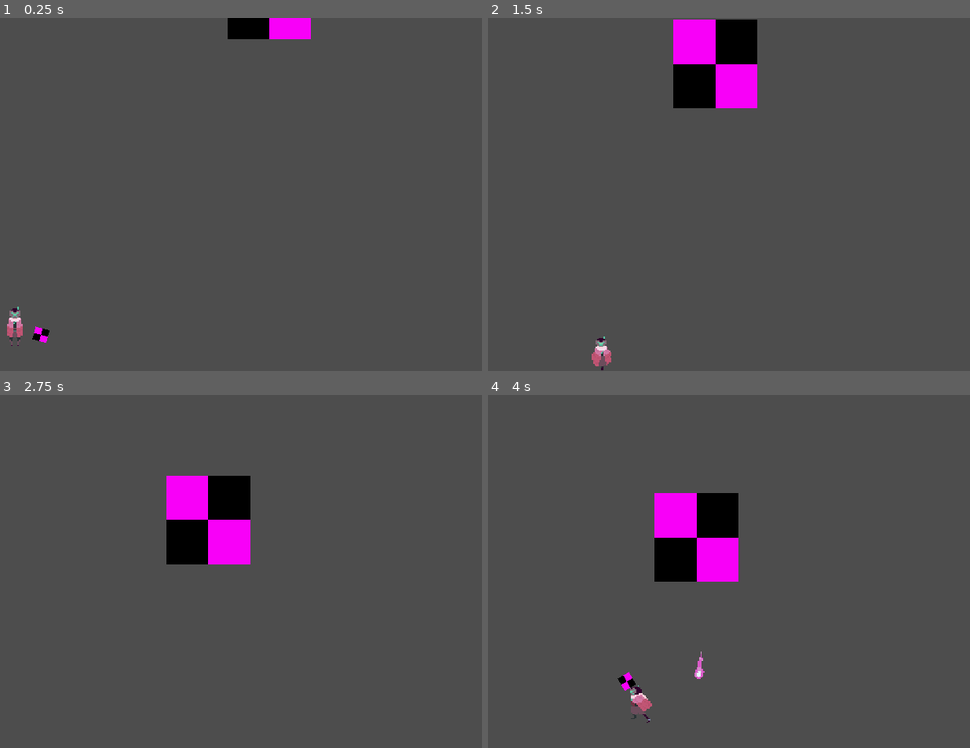
Above: before the commit, frames 1-4 (two rows, left to right).
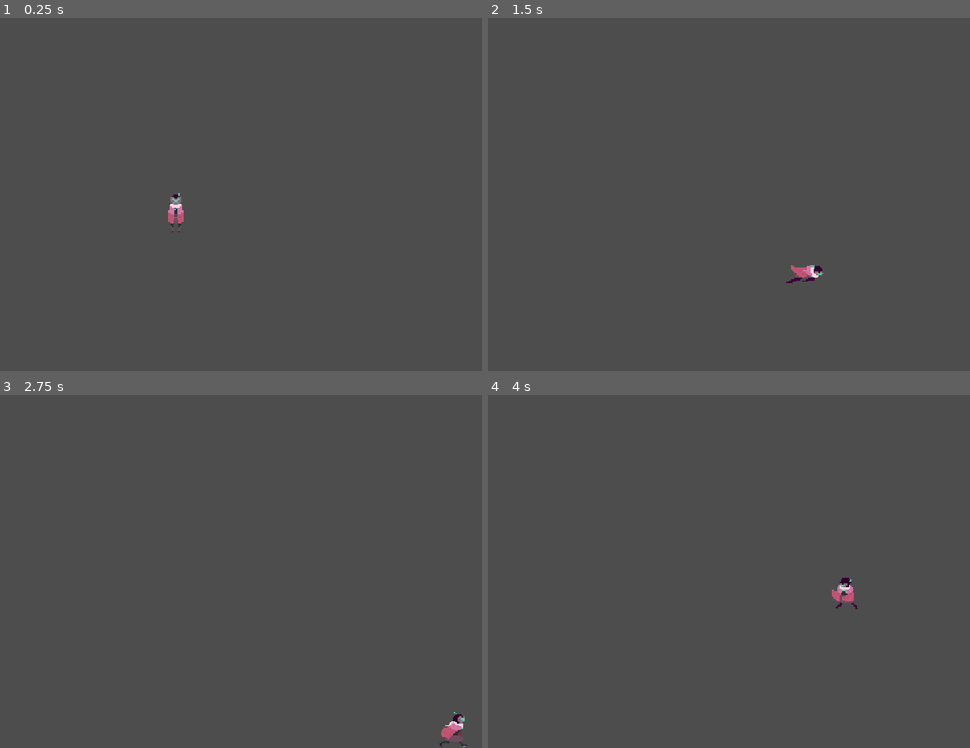
Above: after the commit, the same moments.

Repository: Henry-Felix-Faure/Projet-CIR2
Game: Godot game, scene res://Map/world.tscn
Same seed, same stepped clock (60 frames per second), same inputs: the game is played once before the commit and once after it.
Inputs:
- Up to frame 1 (0.25 s): no input
- Up to frame 2 (1.5 s): tap Enter at 0.5 s; hold Right (ui_right) 0.53-1.28 s; tap Space (ui_dash, bound only after the commit) at 0.6, 1.35 s; hold Down (ui_down) from 1.28 s (still down)
- Up to frame 3 (2.75 s): release Down (ui_down) at 2.03 s; hold Right (ui_right) from 2.03 s (still down); tap Space (ui_dash, bound only after the commit) at 2.1 s
- Up to frame 4 (4 s): release Right (ui_right) at 2.78 s; hold Up (ui_up) 2.78-3.53 s; tap Space (ui_dash, bound only after the commit) at 2.85, 3.6 s; hold Left (ui_left) from 3.53 s (still down)

The runs differ from the first frame. In frame 1, 1.6% of the frame differs, in the area x 1-65%, y 0-93%; in frame 2, 4.8%; in frame 3, 4.7%; in frame 4, 5.1%, in the area x 26-77%, y 27-93%.

Commit message:
dash v1 (right / left anim)

Diff:
--- a/Map/world.tscn
+++ b/Map/world.tscn
@@ -1,16 +1,10 @@
-[gd_scene load_steps=4 format=3 uid="uid://bo74rhwwir0tc"]
+[gd_scene load_steps=2 format=3 uid="uid://bo74rhwwir0tc"]
 
 [ext_resource type="PackedScene" uid="uid://bjvbi4ila7pej" path="res://Player/Player.tscn" id="1_8n85s"]
-[ext_resource type="PackedScene" uid="uid://duihbdcecbrl4" path="res://PowerUp/drone.tscn" id="2_87pjb"]
-[ext_resource type="PackedScene" uid="uid://dyl50b0s58fit" path="res://Ennemies/Ranged/sniper.tscn" id="2_o88f6"]
 
 [node name="World" type="Node2D"]
 
 [node name="Player" parent="." instance=ExtResource("1_8n85s")]
 z_index = 5
-position = Vector2(21, 237)
-
-[node name="Drone" parent="Player" instance=ExtResource("2_87pjb")]
-
-[node name="Sniper" parent="." instance=ExtResource("2_o88f6")]
-position = Vector2(223, -28)
+position = Vector2(144, 150)
+metadata/_edit_group_ = true
--- a/Player/Player.gd
+++ b/Player/Player.gd
@@ -7,23 +7,27 @@
 
 enum{
 	MOVING,
-	DASHING,
+	DASHING_INIT,
+	DASHING_RECOVERY,
 	ATTACKING
 }
 
 @onready var animated_sprite_2d: AnimatedSprite2D = $AnimatedSprite2D # importing the animation sprite
 @onready var animation_player: AnimationPlayer = $AnimationPlayer # importing the animation player
-
-var last_dir: Vector2 = Vector2(0, 1) # Vector2 of the last direction faced for idling animations
+@onready var collision_shape_2d = $CollisionShape2D
+
+var last_dir: Vector2 = Vector2(0, 1) # Vector2 of the last direction faced for animations
+var animation_playing = false
 var state = MOVING
-
+var attack_select: int
 var attacks_array: Array = [
 	["atk_right_1", "atk_right_2", "atk_right_3"],
 	["atk_down_1", "atk_down_2", "atk_down_3"],
 	["atk_up_1", "atk_up_2", "atk_up_3"]
 ]
 
-var attack_select: int
+func wait(seconds: float) -> void:
+	await get_tree().create_timer(seconds).timeout
 
 func _ready():
 	attack_select = 0
@@ -74,8 +78,10 @@
 	match state: # switch case to call the function associated to the action
 		MOVING:
 			move_state(delta)
-		DASHING:
-			pass
+		DASHING_INIT:
+			dash_init_state(delta)
+		DASHING_RECOVERY:
+			dash_recovery_state(delta)
 		ATTACKING:
 			attack_state(delta)
 
@@ -99,6 +105,9 @@
 	if Input.is_action_just_pressed("ui_attack"): # if left click is pressed
 		attack_select = 1
 		state = ATTACKING # changing the state to ATTACK
+
+	if Input.is_action_just_pressed("ui_dash"): # if left click is pressed
+		state = DASHING_INIT # changing the state to DASH
 
 func next_animation_selector_attacking():
 	if last_dir.x != 0: # if the player was moving towards left or right
@@ -165,6 +174,95 @@
 	attack_select = 0
 	state = MOVING # changing the state to MOVING
 
+func next_animation_selector_dashing_init():
+	if last_dir.x > 0: # if the player was moving towards right
+		animated_sprite_2d.play("dash_right_init") # playing the correct animation (same for the other if/elif)
+		animated_sprite_2d.flip_h = false # facing right
+	elif last_dir.x < 0: # if the player was moving towards left
+		animated_sprite_2d.play("dash_right_init")
+		animated_sprite_2d.flip_h = true # facing left
+	elif last_dir.y > 0: # if the player was moving towards bottom
+		animated_sprite_2d.play("dash_right_init")
+	elif last_dir.y < 0: # if the player was moving towards top
+		animated_sprite_2d.play("dash_right_init")
+
+func dash_init_state(delta):
+	var input_vector = Vector2.ZERO # resetting the input vector
+
+	if last_dir.x > 0: # if the player was moving towards right
+		input_vector.x = 1
+	elif last_dir.x < 0: # if the player was moving towards left
+		input_vector.x = -1
+	elif last_dir.y > 0: # if the player was moving towards bottom
+		input_vector.y = 1
+	elif last_dir.y < 0: # if the player was moving towards top
+		input_vector.y = -1
+
+	collision_shape_2d.disabled = true
+	next_animation_selector_dashing_init()
+
+	MAX_SPEED = 300
+	velocity = velocity.move_toward(input_vector * MAX_SPEED, ACCELERATION * delta) # updating velocity while taking the parameters in consideration (MAX_SPEED, ACCELERATION)
+	move_and_slide() # moving the character based on the velocity
+
+	await animated_sprite_2d.animation_finished # waiting for the animation to finish
+
+	#set_visible(false)
+	#
+	#MAX_SPEED = 300
+	#velocity = velocity.move_toward(input_vector * MAX_SPEED, ACCELERATION * delta) # updating velocity while taking the parameters in consideration (MAX_SPEED, ACCELERATION)
+	#move_and_slide() # moving the character based on the velocity
+	#
+	#wait(0.3)
+	#MAX_SPEED = 0
+	#set_visible(true)
+
+	state = DASHING_RECOVERY
+
+func next_animation_selector_dashing_recovery():
+	if last_dir.x > 0: # if the player was moving towards right
+		animated_sprite_2d.play("dash_right_recovery") # playing the correct animation (same for the other if/elif)
+		animated_sprite_2d.flip_h = false # facing right
+		animation_player.play("dash_right_recovery_tempo")
+	elif last_dir.x < 0: # if the player was moving towards left
+		animated_sprite_2d.play("dash_right_recovery")
+		animated_sprite_2d.flip_h = true # facing left
+		animation_player.play("dash_left_recovery_tempo")
+	elif last_dir.y > 0: # if the player was moving towards bottom
+		animated_sprite_2d.play("dash_right_recovery")
+		animation_player.play("dash_right_recovery_tempo")
+	elif last_dir.y < 0: # if the player was moving towards top
+		animated_sprite_2d.play("dash_right_recovery")
+		animation_player.play("dash_right_recovery_tempo")
+
+func dash_recovery_state(delta):
+	var input_vector = Vector2.ZERO # resetting the input vector
+
+	if last_dir.x > 0: # if the player was moving towards right
+		input_vector.x = 1
+	elif last_dir.x < 0: # if the player was moving towards left
+		input_vector.x = -1
+	elif last_dir.y > 0: # if the player was moving towards bottom
+		input_vector.y = 1
+	elif last_dir.y < 0: # if the player was moving towards top
+		input_vector.y = -1
+
+	next_animation_selector_dashing_recovery() # calling the function to select the right dashing animations
+
+	MAX_SPEED = 100
+
+	velocity = velocity.move_toward(input_vector * MAX_SPEED, ACCELERATION * delta) # updating velocity while taking the parameters in consideration (MAX_SPEED, ACCELERATION)
+	move_and_slide() # moving the character based on the velocity
+
+
+	await animated_sprite_2d.animation_finished # waiting for the animation to finish
+
+	state = MOVING
+
 func _on_sword_area_2d_body_entered(body):
 	if body.is_in_group("Damageable"):
 		print("ish")
+
+
+func _on_animated_sprite_2d_animation_finished():
+	pass
--- a/Player/Player.tscn
+++ b/Player/Player.tscn
@@ -7,6 +7,7 @@
 [ext_resource type="Texture2D" uid="uid://b60mgyopbbg6h" path="res://Assets/Bob/attack_up.png" id="3_m5x25"]
 [ext_resource type="Texture2D" uid="uid://dk2kmy2kfhb0i" path="res://Assets/Bob/idle_right.png" id="4_mm6v5"]
 [ext_resource type="Texture2D" uid="uid://jucgtcmm08s4" path="res://Assets/Bob/run_down.png" id="5_0wwnv"]
+[ext_resource type="Texture2D" uid="uid://ch31jbd1j6357" path="res://Assets/Bob/dash_right.png" id="5_ok7kw"]
 [ext_resource type="Texture2D" uid="uid://cj4vv5rw13mr4" path="res://Assets/Bob/idle_up.png" id="6_s6a87"]
 [ext_resource type="Texture2D" uid="uid://dinqaf5m7pbwg" path="res://Assets/Bob/run_up.png" id="7_8k6s6"]
 [ext_resource type="Texture2D" uid="uid://b2rk51x3hrfm5" path="res://Assets/Bob/run_right.png" id="9_5xmp1"]
@@ -442,6 +443,26 @@
 [sub_resource type="AtlasTexture" id="AtlasTexture_t5grd"]
 atlas = ExtResource("3_m5x25")
 region = Rect2(416, 147, 52, 49)
+
+[sub_resource type="AtlasTexture" id="AtlasTexture_eyoub"]
+atlas = ExtResource("5_ok7kw")
+region = Rect2(0, 0, 36, 36)
+
+[sub_resource type="AtlasTexture" id="AtlasTexture_75e1y"]
+atlas = ExtResource("5_ok7kw")
+region = Rect2(36, 0, 36, 36)
+
+[sub_resource type="AtlasTexture" id="AtlasTexture_553aw"]
+atlas = ExtResource("5_ok7kw")
+region = Rect2(0, 36, 36, 36)
+
+[sub_resource type="AtlasTexture" id="AtlasTexture_21pud"]
+atlas = ExtResource("5_ok7kw")
+region = Rect2(36, 36, 36, 36)
+
+[sub_resource type="AtlasTexture" id="AtlasTexture_vd6y7"]
+atlas = ExtResource("5_ok7kw")
+region = Rect2(108, 36, 36, 36)
 
 [sub_resource type="AtlasTexture" id="AtlasTexture_t650j"]
 atlas = ExtResource("2_q0uoo")
@@ -1045,6 +1066,31 @@
 "loop": false,
 "name": &"atk_up_3",
 "speed": 18.0
+}, {
+"frames": [{
+"duration": 1.0,
+"texture": SubResource("AtlasTexture_eyoub")
+}, {
+"duration": 1.0,
+"texture": SubResource("AtlasTexture_75e1y")
+}],
+"loop": false,
+"name": &"dash_right_init",
+"speed": 12.0
+}, {
+"frames": [{
+"duration": 1.0,
+"texture": SubResource("AtlasTexture_553aw")
+}, {
+"duration": 1.0,
+"texture": SubResource("AtlasTexture_21pud")
+}, {
+"duration": 1.0,
+"texture": SubResource("AtlasTexture_vd6y7")
+}],
+"loop": false,
+"name": &"dash_right_recovery",
+"speed": 12.0
 }, {
 "frames": [{
 "duration": 1.0,
@@ -1420,6 +1466,30 @@
 "transitions": PackedFloat32Array(1),
 "update": 0,
 "values": [-0.872665]
+}
+tracks/13/type = "value"
+tracks/13/imported = false
+tracks/13/enabled = true
+tracks/13/path = NodePath("../CollisionShape2D:disabled")
+tracks/13/interp = 1
+tracks/13/loop_wrap = true
+tracks/13/keys = {
+"times": PackedFloat32Array(0),
+"transitions": PackedFloat32Array(1),
+"update": 1,
+"values": [false]
+}
+tracks/14/type = "value"
+tracks/14/imported = false
+tracks/14/enabled = true
+tracks/14/path = NodePath("..:MAX_SPEED")
+tracks/14/interp = 1
+tracks/14/loop_wrap = true
+tracks/14/keys = {
+"times": PackedFloat32Array(0),
+"transitions": PackedFloat32Array(1),
+"update": 1,
+"values": [0]
 }
 
 [sub_resource type="Animation" id="Animation_ce5gg"]
@@ -3812,6 +3882,110 @@
 "transitions": PackedFloat32Array(1, 1),
 "update": 0,
 "values": [Vector2(0, -3), Vector2(0, -3)]
+}
+
+[sub_resource type="Animation" id="Animation_bay6g"]
+resource_name = "dash_right_recovery_tempo"
+step = 0.0833333
+tracks/0/type = "value"
+tracks/0/imported = false
+tracks/0/enabled = true
+tracks/0/path = NodePath("../CollisionShape2D:shape:radius")
+tracks/0/interp = 1
+tracks/0/loop_wrap = true
+tracks/0/keys = {
+"times": PackedFloat32Array(0, 1),
+"transitions": PackedFloat32Array(1, 1),
+"update": 0,
+"values": [6.0, 6.0]
+}
+tracks/1/type = "value"
+tracks/1/imported = false
+tracks/1/enabled = true
+tracks/1/path = NodePath("../CollisionShape2D:shape:height")
+tracks/1/interp = 1
+tracks/1/loop_wrap = true
+tracks/1/keys = {
+"times": PackedFloat32Array(0, 1),
+"transitions": PackedFloat32Array(1, 1),
+"update": 0,
+"values": [18.0, 18.0]
+}
+tracks/2/type = "value"
+tracks/2/imported = false
+tracks/2/enabled = true
+tracks/2/path = NodePath("../CollisionShape2D:position")
+tracks/2/interp = 1
+tracks/2/loop_wrap = true
+tracks/2/keys = {
+"times": PackedFloat32Array(0, 1),
+"transitions": PackedFloat32Array(1, 1),
+"update": 0,
+"values": [Vector2(-1, -1), Vector2(-1, -1)]
+}
+tracks/3/type = "value"
+tracks/3/imported = false
+tracks/3/enabled = true
+tracks/3/path = NodePath("../CollisionShape2D:disabled")
+tracks/3/interp = 1
+tracks/3/loop_wrap = true
+tracks/3/keys = {
+"times": PackedFloat32Array(0, 0.25, 0.333333, 1),
+"transitions": PackedFloat32Array(1, 1, 1, 1),
+"update": 1,
+"values": [true, true, false, false]
+}
+
+[sub_resource type="Animation" id="Animation_j4blw"]
+resource_name = "dash_left_recovery_tempo"
+step = 0.0833333
+tracks/0/type = "value"
+tracks/0/imported = false
+tracks/0/enabled = true
+tracks/0/path = NodePath("../CollisionShape2D:shape:radius")
+tracks/0/interp = 1
+tracks/0/loop_wrap = true
+tracks/0/keys = {
+"times": PackedFloat32Array(0, 1),
+"transitions": PackedFloat32Array(1, 1),
+"update": 0,
+"values": [6.0, 6.0]
+}
+tracks/1/type = "value"
+tracks/1/imported = false
+tracks/1/enabled = true
+tracks/1/path = NodePath("../CollisionShape2D:shape:height")
+tracks/1/interp = 1
+tracks/1/loop_wrap = true
+tracks/1/keys = {
+"times": PackedFloat32Array(0, 1),
+"transitions": PackedFloat32Array(1, 1),
+"update": 0,
+"values": [18.0, 18.0]
+}
+tracks/2/type = "value"
+tracks/2/imported = false
+tracks/2/enabled = true
+tracks/2/path = NodePath("../CollisionShape2D:position")
+tracks/2/interp = 1
+tracks/2/loop_wrap = true
+tracks/2/keys = {
+"times": PackedFloat32Array(0, 1),
+"transitions": PackedFloat32Array(1, 1),
+"update": 0,
+"values": [Vector2(1, -1), Vector2(1, -1)]
+}
+tracks/3/type = "value"
+tracks/3/imported = false
+tracks/3/enabled = true
+tracks/3/path = NodePath("../CollisionShape2D:disabled")
+tracks/3/interp = 1
+tracks/3/loop_wrap = true
+tracks/3/keys = {
+"times": PackedFloat32Array(0, 0.25, 0.333333, 1),
+"transitions": PackedFloat32Array(1, 1, 1, 1),
+"update": 1,
+"values": [true, true, false, false]
 }
 
 [sub_resource type="AnimationLibrary" id="AnimationLibrary_sdqfd"]
@@ -3829,6 +4003,8 @@
 "atk_up_1_tempo": SubResource("Animation_r6jjb"),
 "atk_up_2_tempo": SubResource("Animation_ofy26"),
 "atk_up_3_tempo": SubResource("Animation_wghda"),
+"dash_left_recovery_tempo": SubResource("Animation_j4blw"),
+"dash_right_recovery_tempo": SubResource("Animation_bay6g"),
 "idle_down_tempo": SubResource("Animation_wgejg"),
 "idle_left_tempo": SubResource("Animation_4ijsv"),
 "idle_right_tempo": SubResource("Animation_4a1v1"),
@@ -3847,8 +4023,7 @@
 
 [node name="AnimatedSprite2D" type="AnimatedSprite2D" parent="."]
 sprite_frames = SubResource("SpriteFrames_628dk")
-animation = &"atk_up_3"
-frame = 4
+animation = &"dash_right_recovery"
 
 [node name="SwordArea2D" type="Area2D" parent="AnimatedSprite2D"]
 
--- a/project.godot
+++ b/project.godot
@@ -63,6 +63,11 @@
 "events": [Object(InputEventMouseButton,"resource_local_to_scene":false,"resource_name":"","device":-1,"window_id":0,"a …(253 unchanged characters)…
 ]
 }
+ui_dash={
+"deadzone": 0.5,
+"events": [Object(InputEventKey,"resource_local_to_scene":false,"resource_name":"","device":-1,"window_id":0,"alt_pressed":false,"shift_pressed":false,"ctrl_pressed":false,"meta_pressed":false,"pressed":false,"keycode":32,"physical_keycode":0,"key_label":0,"unicode":32,"echo":false,"script":null)
+]
+}
 
 [rendering]
 
Binary file added: Assets/Bob/dash_right.png
Not shown, added: Assets/Bob/dash_right.png.import
Not shown: 1 places in Player/Player.tscn that only renumber resources
